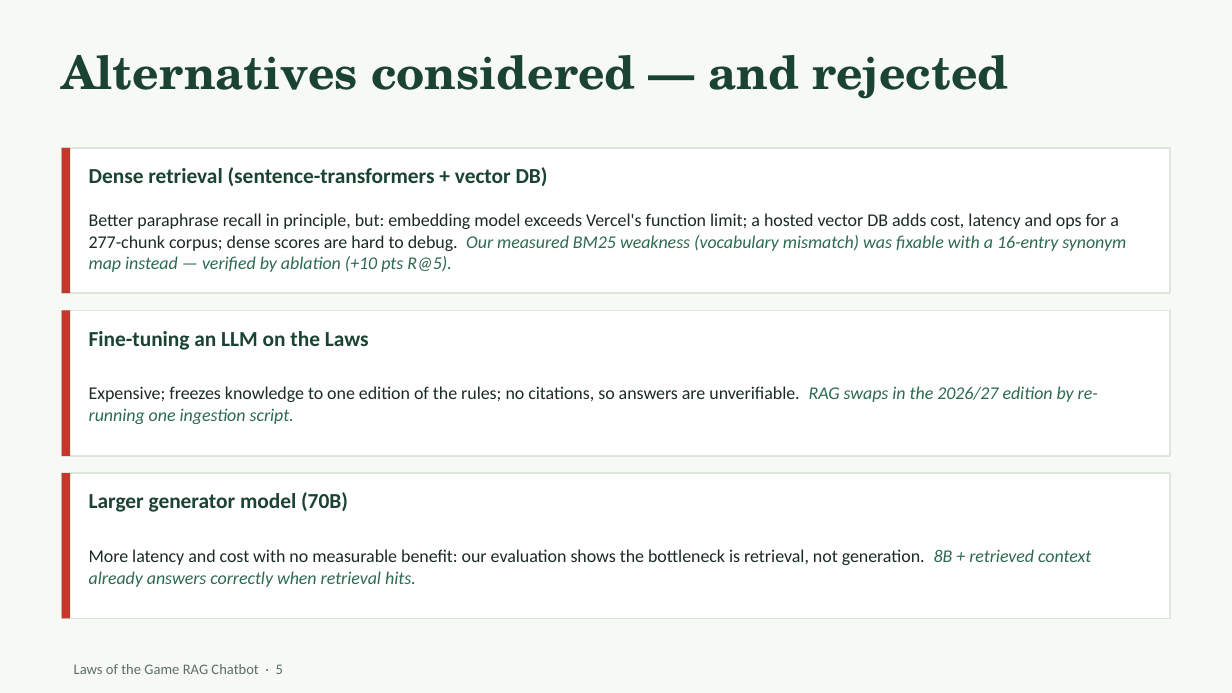
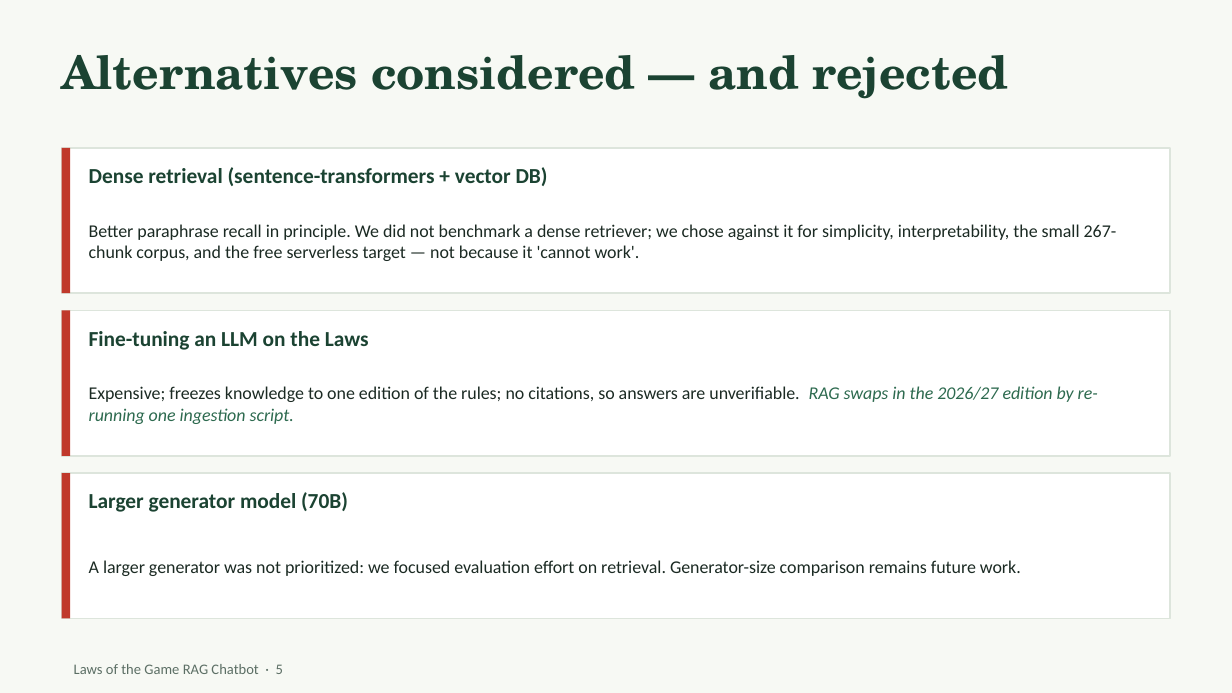
Before and after one commit to harish885/fifa-rag-chatbot, a slide deck: slide 5 of laws_rag_presentation.pptx. Drawn at 1232x693 pixels with LibreOffice and Linux fonts; fonts in the diff are those of the drawing. Boxes give left, top, right and bottom in pixels: in the first picture for what was removed or moved away, otherwise in the second. Text is boxed around its words. In the diff, an @@ line names an element or a change of style, - is before the commit and + after.

Commit message:
Production & academic hardening pass
- rag/ reusable retrieval core (shared by API, eval, notebook, tests)
- fix token-boundary query expansion (keeper/var bug) + history-aware retrieval
- page-diverse retrieval; cleaned sentence-aware ingestion; regenerate chunks
- rename Recall@k -> Page Hit Rate@k; richer results.json; dev-set metadata
- answer-level eval harness + deterministic citation checks; corpus provenance
- API hardening (typed models, status, citation-validated sources, timeouts)
- patch Starlette CVE-2026-48710 (fastapi 0.136.3); split deploy/dev reqs
- 77 tests + CI (pytest, eval regression, notebook, pip-audit)
- rewrite README, notebook, slide deck (correct metrics/claims)

```diff
--- a/laws_rag_presentation.pptx
+++ b/laws_rag_presentation.pptx
@@ text at box(89, 224, 1117, 261): text changed @@
-Better paraphrase recall in principle, but: embedding model exceeds Vercel's function limit; a hosted vector DB adds cost, latency and ops for a 277-chunk corpus; dense scores are hard to debug. Our measured BM25 weakness (vocabulary mismatch) was fixable with a 16-entry synonym map instead — verified by ablation (+10 pts R@5).
+Better paraphrase recall in principle. We did not benchmark a dense retriever; we chose against it for simplicity, interpretability, the small 267-chunk corpus, and the free serverless target — not because it 'cannot work'.
@@ text at box(89, 560, 1021, 576): text changed @@
-More latency and cost with no measurable benefit: our evaluation shows the bottleneck is retrieval, not generation. 8B + retrieved context already answers correctly when retrieval hits.
+A larger generator was not prioritized: we focused evaluation effort on retrieval. Generator-size comparison remains future work.
```
Also in this commit, not shown: 9 other slides changed, 2 slides added, 44 other files.
